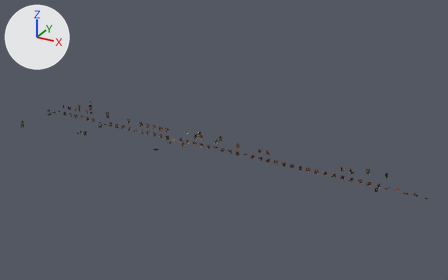
Before and after pictures for a commit that changed the glTF model minecraft/project/assets/Marching/BrickBlock91.glb.
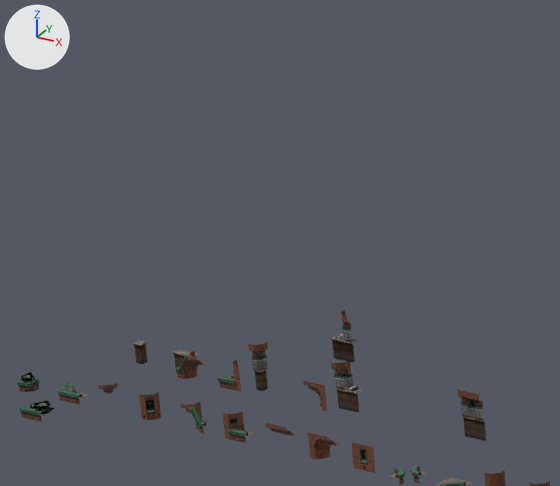
The first picture shows the older version from a camera (50 mm lens) standing at (122.6, -125.1, 63.0) and looking at (57.1, -6.0, 3.5). The close-ups show the older and then the newer version on the part from 10% to 27% of the width and 21% to 44% of the height of that picture. Only the edits that show in the close-ups are written down. Lighting does not change. The marker at upper left points along +X, +Y and +Z.

In view in the first close-up: '01001100_la1_collection', '10001000_la1_collection', '10001100_la1_collection', '10001100_ma1_collection', '11001100_la1_collection' and 18 more.
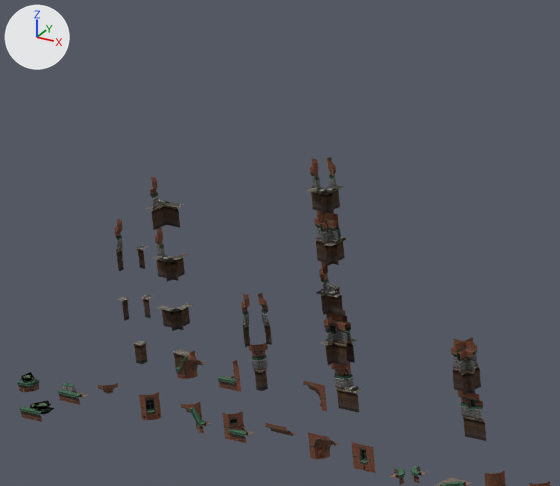
Pixel boxes (x1, y1, x2, y2) of what changed, in the close-ups (560 x 486 px):
'01110111_la1_collection', added
    after: (451, 337, 481, 395)
'00110111_la1_collection', added
    after: (314, 210, 349, 266)
'01010111_la1_collection', added
    after: (305, 157, 343, 215)
'00111011_la1_collection', added
    after: (320, 313, 348, 366)
'00011101_la1_collection', added
    after: (146, 177, 182, 230)
'00010111_la1_collection', added
    after: (151, 228, 187, 282)
'00011011_la1_collection', added
    after: (316, 261, 343, 316)
'00000111_la1_collection', added
    after: (157, 303, 194, 331)
'01010101_la1_collection', added
    after: (241, 293, 272, 347)
'00010101_la1_collection', added
    after: (115, 219, 149, 271)
'00000101_la1_collection', added
    after: (116, 295, 153, 321)

What the commit changed:
Mesh me_11001100_la1_005 is new.
It has 140 vertices, 184 faces and spans x -0.5..0.5, y -0.5..0.5, z -1.42..0.5.
It uses material mat_lambert1 (picture img_image_0).
Mesh me_10001100_la1_011 is new.
It has 145 vertices, 212 faces and spans x -0.5..0.5, y -0.5..0.5, z -1.42..0.5.
It uses material mat_lambert1 (picture img_image_0).
Mesh me_10001000_la1_004 is new.
It has 178 vertices, 272 faces and spans x -0.5..0.5, y -0.5..0.5, z -1.42..0.5.
It uses material mat_lambert1 (picture img_image_0).
Mesh me_10001100_la1_010 is new.
It has 143 vertices, 198 faces and spans x -0.5..0.5, y -0.5..0.5, z -1.42..0.5.
It uses material mat_lambert1 (picture img_image_0).
Mesh me_10001100_la1_009 is new.
It has 143 vertices, 198 faces and spans x -0.5..0.5, y -0.5..0.5, z -1.42..0.5.
It uses material mat_lambert1 (picture img_image_0).
Mesh me_00001100_la1_006 is new.
It has 84 vertices, 115 faces and spans x -0.5..0.5, y -0.5..0.5, z -1.42..0.5.
It uses material mat_lambert1 (picture img_image_0).
Mesh me_10001100_la1_006 is new.
It has 146 vertices, 212 faces and spans x -0.5..0.5, y -0.5..0.5, z -1.42..0.5.
It uses material mat_lambert1 (picture img_image_0).
Mesh me_00001100_la1_005 is new.
It has 84 vertices, 115 faces and spans x -0.5..0.5, y -0.5..0.5, z -1.42..0.5.
It uses material mat_lambert1 (picture img_image_0).
Mesh me_00001000_la1_005 is new.
It has 131 vertices, 199 faces and spans x -0.5..0.5, y -0.5..0.5, z -1.42..0.5.
It uses material mat_lambert1 (picture img_image_0).
Mesh me_00001100_la1_003 is new.
It has 22 vertices, 18 faces and spans x -0.5..0.5, y -0.5..0.5, z -1.422..-0.6.
It uses material mat_lambert1 (picture img_image_0).
Mesh me_00001000_la1_003 is new.
It has 84 vertices, 126 faces and spans x -0.5..0.5, y -0.5..0.5, z -1.422..-0.6.
It uses material mat_lambert1 (picture img_image_0).
Object '01110111_la1_collection' (ob_01110111_la1_collection) is new; it shows me_11001100_la1_005.
Its location is (16.5, 0.5, 2.5).
Object '01010111_la1_collection' (ob_01010111_la1_collection) is new; it shows me_10001100_la1_011.
Its location is (10.5, 0.5, 8.5).
Object '01010101_la1_collection' (ob_01010101_la1_collection) is new; it shows me_10001000_la1_004.
Its location is (6.5, 0.5, 2.5).
Object '00111011_la1_collection' (ob_00111011_la1_collection) is new; it shows me_10001100_la1_010.
Its location is (10.5, 0.5, 2.5).
Object '00110111_la1_collection' (ob_00110111_la1_collection) is new; it shows me_10001100_la1_009.
Its location is (10.5, 0.5, 6.5).
Object '00011101_la1_collection' (ob_00011101_la1_collection) is new; it shows me_00001100_la1_006.
Its location is (2.5, 0.5, 6.5).
Object '00011011_la1_collection' (ob_00011011_la1_collection) is new; it shows me_10001100_la1_006.
Its location is (10.5, 0.5, 4.5).
Object '00010111_la1_collection' (ob_00010111_la1_collection) is new; it shows me_00001100_la1_005.
Its location is (2.5, 0.5, 4.5).
Object '00010101_la1_collection' (ob_00010101_la1_collection) is new; it shows me_00001000_la1_005.
Its location is (0.5, 0.5, 4.5).
Object '00000111_la1_collection' (ob_00000111_la1_collection) is new; it shows me_00001100_la1_003.
Its location is (2.5, 0.5, 2.5).
Object '00000101_la1_collection' (ob_00000101_la1_collection) is new; it shows me_00001000_la1_003.
Its location is (0.5, 0.5, 2.5).
